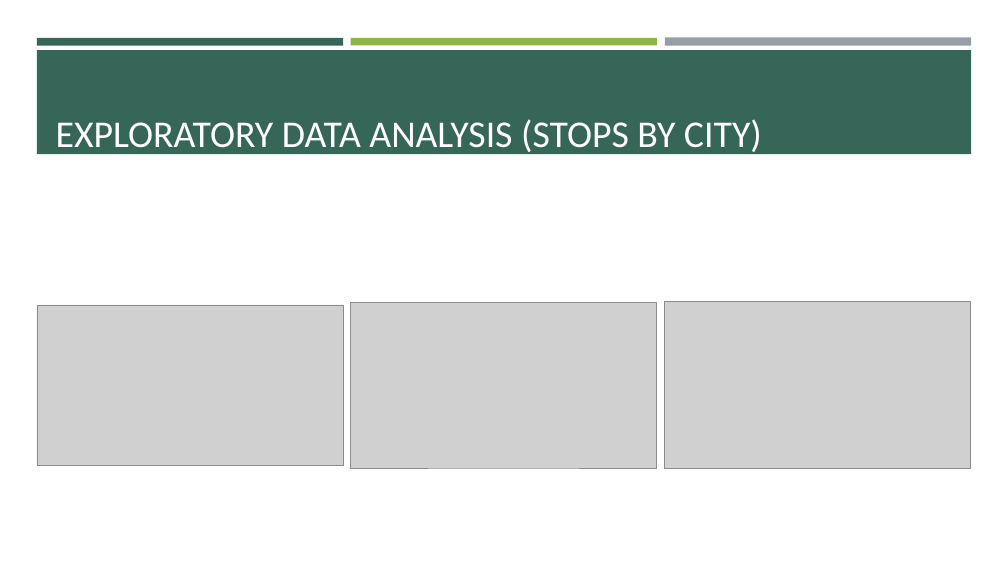
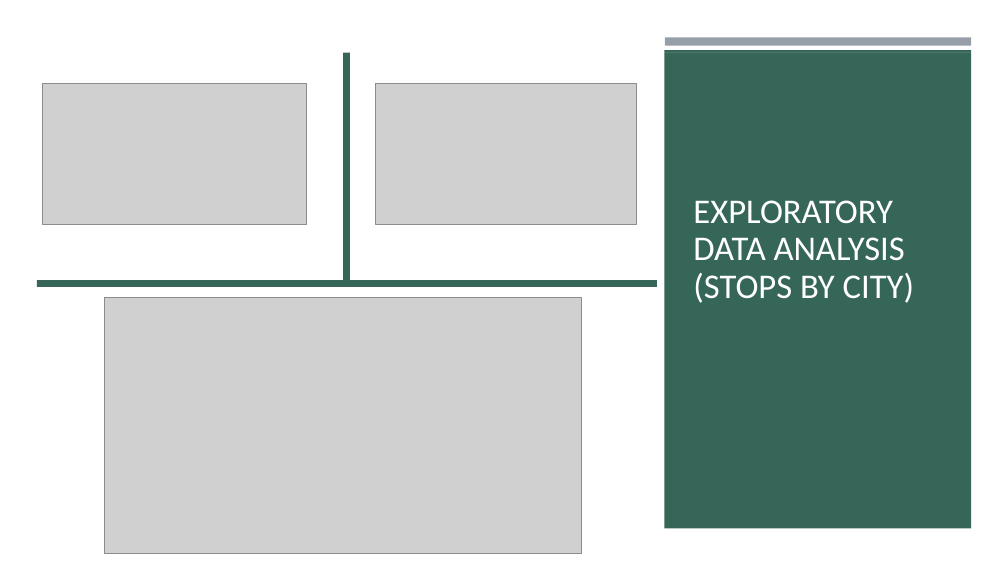
Before and after one commit to brocknosbisch/Springboard_Capstone_2, a slide deck: slide 12 of Chapter_4_Capstone_2_Milestone_Report_1.pptx. Drawn at 1008x567 pixels with LibreOffice and Linux fonts; fonts in the diff are those of the drawing; grey boxes stand for pictures. Boxes give left, top, right and bottom in pixels: in the first picture for what was removed or moved away, otherwise in the second. Text is boxed around its words. In the diff, an @@ line names an element or a change of style, - is before the commit and + after.

```diff
--- a/Chapter_4_Capstone_2_Milestone_Report_1.pptx
+++ b/Chapter_4_Capstone_2_Milestone_Report_1.pptx
@@ rectangle added at (0,0,665,567), fill #FFFFFF @@
@@ rectangle added at (0,53,1008,567), fill #FFFFFF @@
@@ rectangle removed at (37,38,343,45) @@
@@ rectangle added at (343,53,350,284), fill #366658 @@
@@ rectangle removed at (351,38,657,45) @@
@@ rectangle added at (665,53,972,529), fill #366658 @@
@@ picture added at (42,83,306,225) @@
@@ picture added at (376,83,637,225) @@
@@ title "EXPLORATORY DATA ANALYSIS (STOPS BY ...": place and size @@
-title "EXPLORATORY DATA ANALYSIS (STOPS BY ..." at (56,119,762,156)
+title "EXPLORATORY DATA ANALYSIS (STOPS BY ..." at (693,200,914,303)
@@ title "EXPLORATORY DATA ANALYSIS (STOPS BY ..." at (693,200,914,303): size 36 to 33 pt; line spacing 1 to 0.9 @@
@@ rectangle added at (37,280,657,287), fill #366658 @@
@@ picture added at (105,297,582,554) @@
@@ picture removed at (37,305,343,465) @@
@@ picture removed at (351,302,657,469) @@
@@ picture removed at (665,302,971,469) @@
```
Also in this commit, not shown: 7 other slides changed, 4 other files.
